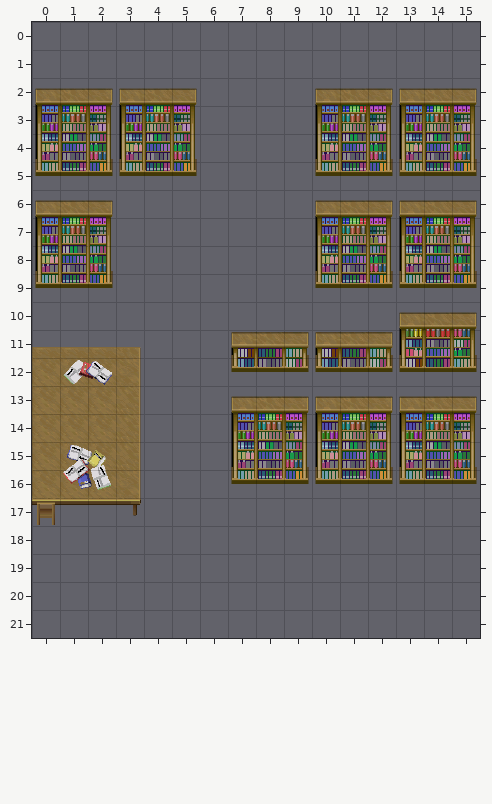
Tiled map: img/map_pro_tmx/house1_library.tmx. Above, as it was before the edit.
Cells are 32x32 px. Shown: x 0..15, y 0..21. Not drawn, because the pictures are missing: unchanged layers "layer1", "layer2".
Now the later version:
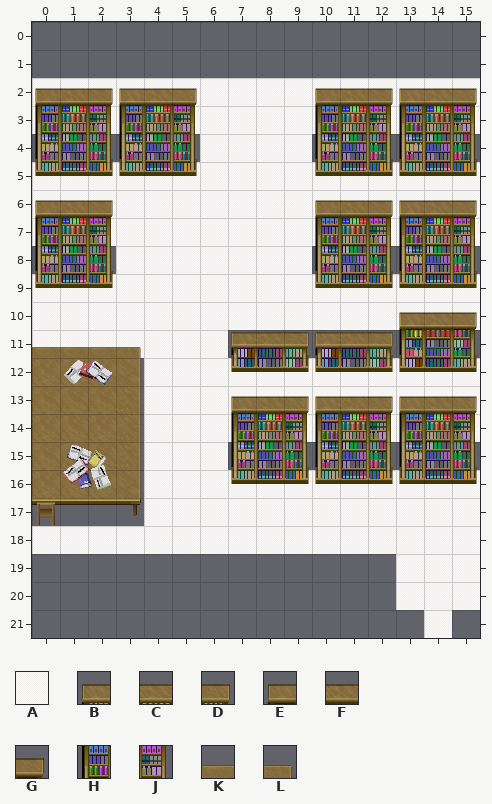
Key: from "add_more": A 311; from "room-01-ud": B 256, C 257, D 258, E 280, F 281, G 282, H 288, J 290, K 341, L 342.
_ is an empty cell.
Tiles of an added or newly shown layer are drawn over the layers below it.
Log entry: house 11 ,house 2 collision complete, add overlay
What changed:
Layer "layer0" (added):
y 2: x 0..15 ________________ -> AAAAAAAAAAAAAAAA
y 3: x 0 _ -> A; x 2..3 __ -> AA; x 5..10 ______ -> AAAAAA; x 12..13 __ -> AA; x 15 _ -> A
y 4: x 6..9 ____ -> AAAA
y 5..6: x 0..15 ________________ -> AAAAAAAAAAAAAAAA
y 7: x 0 _ -> A; x 2..10 _________ -> AAAAAAAAA; x 12..13 __ -> AA; x 15 _ -> A
y 8: x 3..9 _______ -> AAAAAAA
y 9..10: x 0..15 ________________ -> AAAAAAAAAAAAAAAA
y 11: x 0..6 _______ -> AAAAAAA
y 12..13: x 4..15 ____________ -> AAAAAAAAAAAA
y 14: x 4..7 ____ -> AAAA; x 9..10 __ -> AA; x 12..13 __ -> AA; x 15 _ -> A
y 15: x 4..6 ___ -> AAA
y 16..17: x 4..15 ____________ -> AAAAAAAAAAAA
y 18: x 0..15 ________________ -> AAAAAAAAAAAAAAAA
y 19..20: x 13..15 ___ -> AAA
y 21: x 14 _ -> A
Layer "layer3":
y 2: x 0..5 EFGEFG -> ______; x 10..15 EFGEFG -> ______
y 3: x 0 H -> _; x 2..3 JH -> __; x 5 J -> _; x 10 H -> _; x 12..13 JH -> __; x 15 J -> _
y 6: x 0..2 EFG -> ___; x 10..15 EFGEFG -> ______
y 7: x 0 H -> _; x 2 J -> _; x 10 H -> _; x 12..13 JH -> __; x 15 J -> _
y 10: x 13..15 BCD -> ___
y 11: x 0..3 KKKL -> ____
y 13: x 7..15 EFGEFGEFG -> _________
y 14: x 7 H -> _; x 9..10 JH -> __; x 12..13 JH -> __; x 15 J -> _
Layer "layer5" (added):
y 2: x 0..5 ______ -> EFGEFG; x 10..15 ______ -> EFGEFG
y 3: x 0 _ -> H; x 2..3 __ -> JH; x 5 _ -> J; x 10 _ -> H; x 12..13 __ -> JH; x 15 _ -> J
y 6: x 0..2 ___ -> EFG; x 10..15 ______ -> EFGEFG
y 7: x 0 _ -> H; x 2 _ -> J; x 10 _ -> H; x 12..13 __ -> JH; x 15 _ -> J
y 10: x 13..15 ___ -> EFG
y 11: x 0..3 ____ -> KKKL
y 13: x 7..15 _________ -> EFGEFGEFG
y 14: x 7 _ -> H; x 9..10 __ -> JH; x 12..13 __ -> JH; x 15 _ -> J
Boxes around the changes in both pictures, in picture pixels (x1, y1, x2, y2):
changed: (32, 78, 480, 638)
